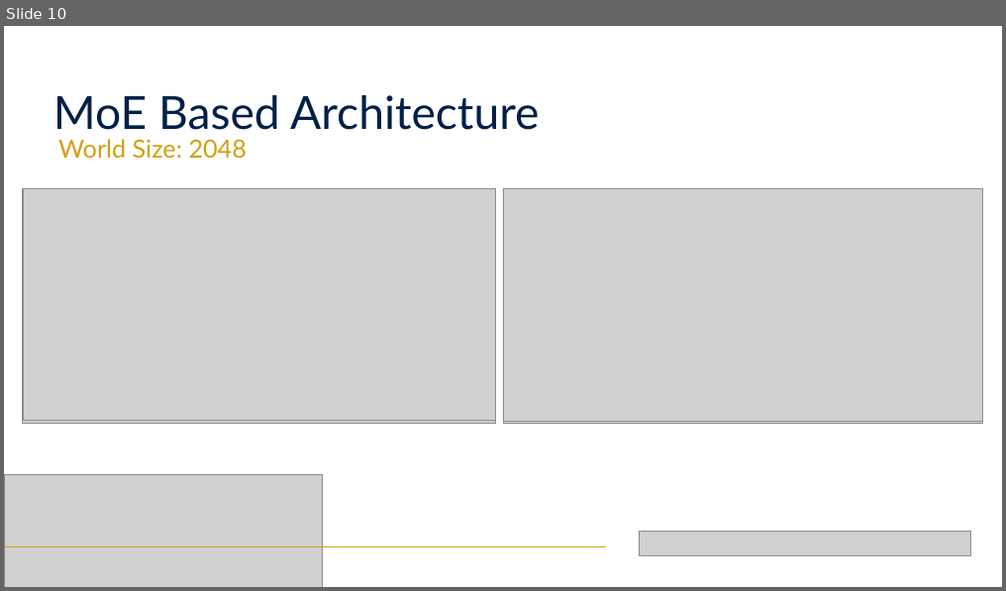
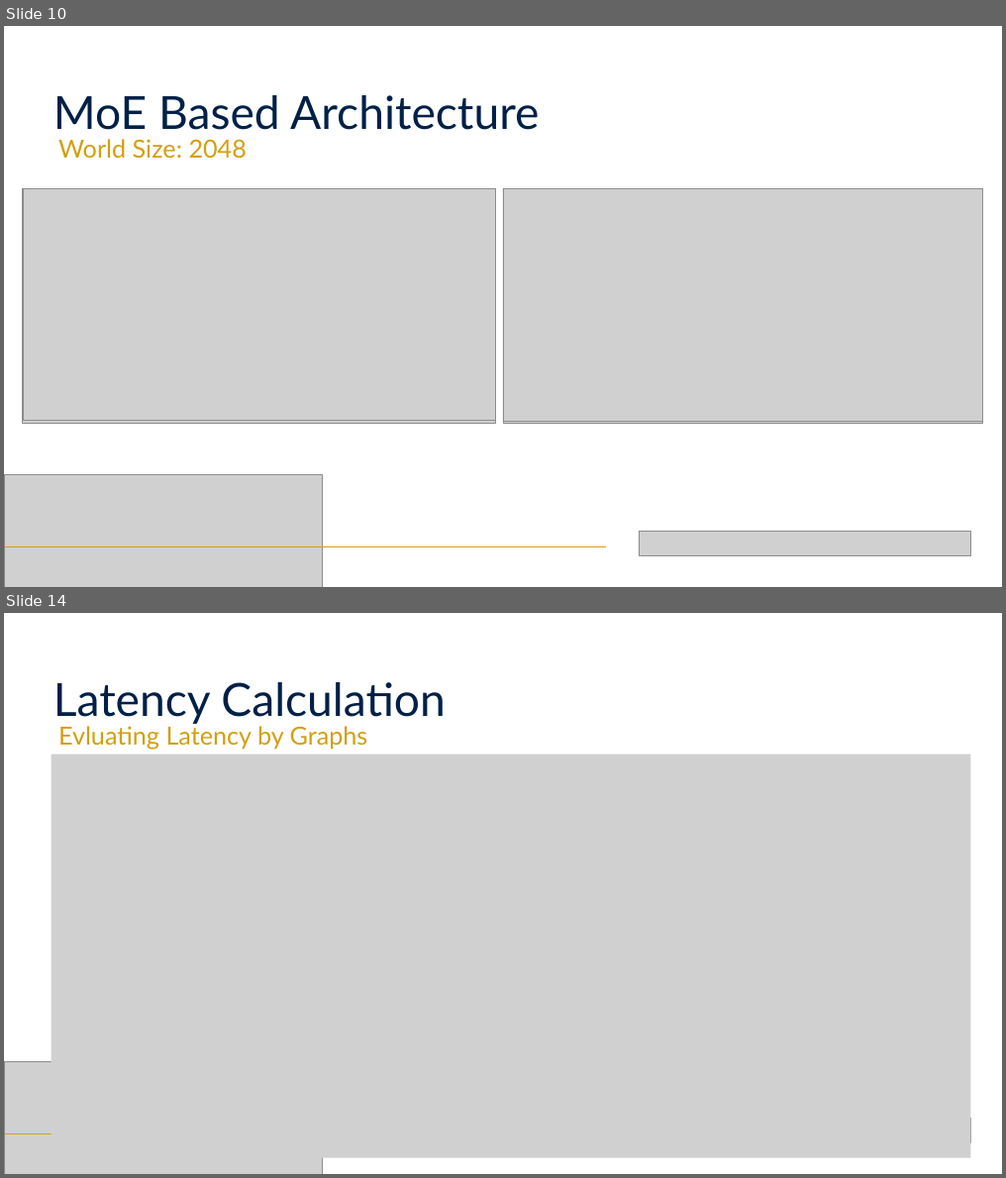
Before and after one commit to eden-avidan/llm_dc_topologies, a slide deck: CSSlideshow_Eng/CSSlideshowTemp4Eng.pptx. Shown one above the other, each under a label of ours: slide 10 before the commit, slides 10 and 14 after it; the slides between them are not shown. The pictures are 1006x591 and 1006x1178 pixels, drawn with LibreOffice and Linux fonts; fonts in the diff are those of the drawing; grey boxes stand for pictures. Boxes give left, top, right and bottom in pixels: in the first picture for what was removed or moved away, otherwise in the second. Text is boxed around its words. In the diff, an @@ line names an element or a change of style, - is before the commit and + after.

```diff
--- a/CSSlideshow_Eng/CSSlideshowTemp4Eng.pptx
+++ b/CSSlideshow_Eng/CSSlideshowTemp4Eng.pptx
@@ slide 14 added at box(4, 613, 1002, 1174), background #FFFFFF @@
@@ text added at box(54, 682, 445, 724), 44 pt, text #002047 @@
+Latency Calculation
@@ text added at box(58, 726, 368, 750), 24 pt, text #D39F10 @@
+Evluating Latency by Graphs
@@ picture added at box(52, 755, 970, 1158) @@
@@ picture added at box(4, 1061, 323, 1174) @@
@@ line added from (6, 1134) to (606, 1134), #D39F10 1 pt @@
@@ picture added at box(639, 1118, 971, 1143) @@
```
Also in this commit, not shown: 3 slides changed, 21 other files.
